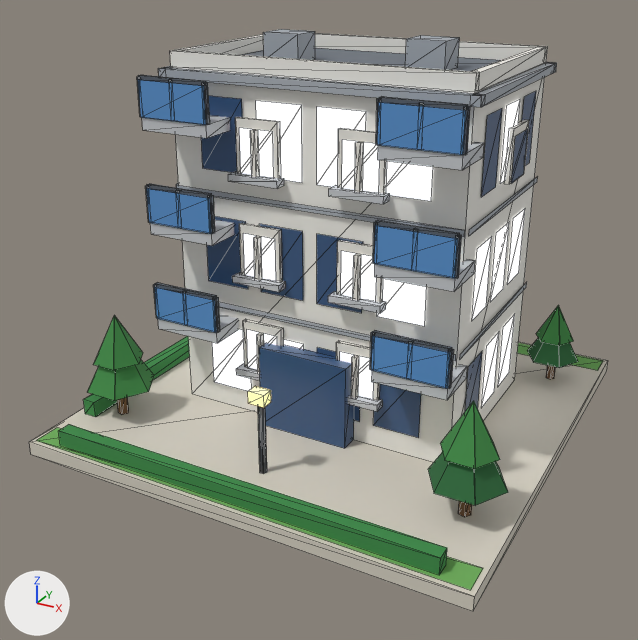
The glTF model public/models/06.glb: old version first, new version second.
Rendered twice from a 50 mm camera at (0.798, -1.566, 0.99) aimed at (-0.017, -0.086, 0.25). Every picture has the same lights, and +X, +Y and +Z are marked at lower left. The picture after the commit comes second. Mesh edges are drawn as thin lines. Vertices at exactly the same position are counted once.

Names of what the first picture shows: 'b06'.
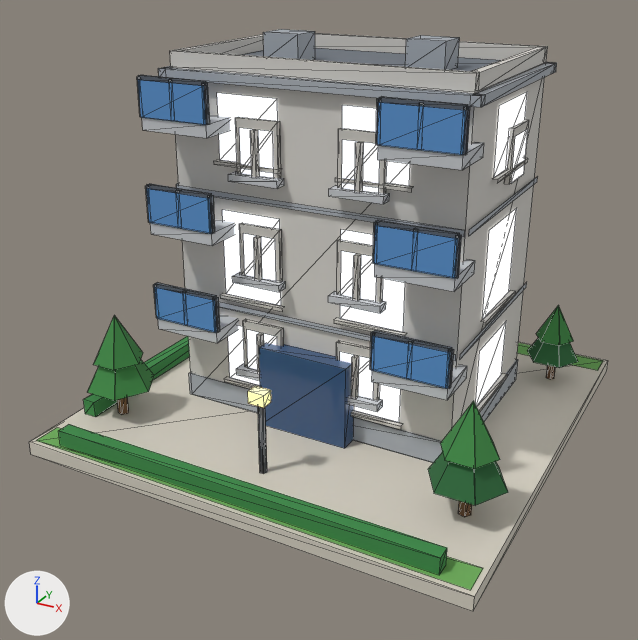
What changed in the scene script:
```text
Change mat_wall_white:
    where n2 = _N.new('ShaderNodeMix'); n2.name = 'Mix'
    n2.inputs[7].default_value: (0.896, 0.88, 0.823, 1.0) -> (0.68, 0.658, 0.617, 1.0)  # 'B', white #f3f1ea -> 'B', light grey #d7d4ce
Change mat_white:
    where n2 = _N.new('ShaderNodeMix'); n2.name = 'Mix'
    n2.inputs[7].default_value: (0.88, 0.855, 0.791, 1.0) -> (0.617, 0.597, 0.552, 1.0)  # 'B', white #f1eee6 -> 'B', light grey #cecbc4
Add mat_glow_window_res:
    mat_glow_window_res = bpy.data.materials.new('glow_window_res')
    # nodes: BsdfPrincipled, Mix, OutputMaterial, VertexColor
    # colours: blue #3d5a82, mixed with the vertex colours
Change me_b06:
    used by ob_b06; location = (0.0, 0.0, 0.0)
    remove me_b06.from_pydata(...)  # 1069 vertices, 1160 faces; spans x -0.48..0.48, y -0.48..0.48, z 0.0..0.805
    add me_b06.from_pydata(...)  # 1089 vertices, 1194 faces; spans x -0.48..0.48, y -0.48..0.48, z 0.0..0.805
    me_b06 part 1: the loose piece of 8 vertices spanning x -0.48..0.48, y -0.48..0.48, z 0.0..0.03 is copied, and the copy is scaled about its middle by (0.652, 0.444, 1.76), then moved by (0.0, 0.06, 0.041), in mat_slab; it spans x -0.313..0.313, y -0.153..0.273, z 0.03..0.083
    me_b06 part 2: the loose piece of 4 vertices spanning x 0.313, y 0.019..0.101, z 0.558..0.702 is rebuilt with 4 vertices and now spans x 0.313, y -0.024..0.145, z 0.58..0.709, in mat_glow_window_res
    me_b06 part 3: the loose piece of 4 vertices spanning x 0.313, y 0.019..0.101, z 0.078..0.222 is rebuilt with 4 vertices and now spans x 0.313, y -0.024..0.145, z 0.1..0.229, in mat_glow_window_res
    me_b06 part 4: the loose piece of 4 vertices spanning x 0.313, y 0.019..0.101, z 0.318..0.462 is rebuilt with 4 vertices and now spans x 0.313, y -0.024..0.145, z 0.296..0.479, in mat_glow_window_res
    me_b06 part 5: 37 loose pieces with 148 vertices, spanning x -0.313..0.313, y -0.153..0.273, z 0.078..0.702, are deleted
    me_b06 part 6
    82 vertices are added at x -0.324..0.324, y -0.163..0.283, z 0.092..0.709
    36 new vertices lie (0.151, 0.0, 0.0) away from vertices in x -0.21..0.059, y -0.163..0.283, z 0.092..0.58
    24 new vertices lie (0.135, 0.0, 0.0) away from vertices in x -0.202..0.067, y -0.153..0.273, z 0.1..0.709
    18 new vertices lie (0.0, 0.186, 0.0) away from vertices in x -0.324..0.324, y -0.033, z 0.092..0.58
    26 new faces join them, mat_glow_window_res
    72 new faces join them, mat_white
    me_b06 part 7: 4 faces spanning x -0.322..0.322, y -0.02..0.14, z 0.34..0.64 switch from mat_glass_dark to mat_glow_window
    other edits to the shape of me_b06 do not show in these pictures
    add me_b06.materials.append(mat_glow_window_res)
```

Pixel boxes (x1, y1, x2, y2) of what changed, in the pictures (638 x 640 px):
'b06', surface changed, reshaped: (29, 29, 608, 611) in both
part 1 of me_b06, added: after (189, 359, 518, 463)
part 2 of me_b06, rebuilt (62% wider): before (500, 99, 520, 184); after (494, 92, 527, 177)
part 3 of me_b06, rebuilt (78% wider, 12% taller): before (482, 332, 499, 407); after (475, 322, 506, 406)
part 4 of me_b06, rebuilt (80% wider, 38% taller): before (490, 222, 509, 302); after (482, 208, 517, 319)
part 5 of me_b06, deleted: before (201, 91, 536, 438)
part 6 of me_b06, added: after (213, 93, 528, 429)
part 7 of me_b06, recoloured (blue to white): (511, 129, 528, 183) in both
